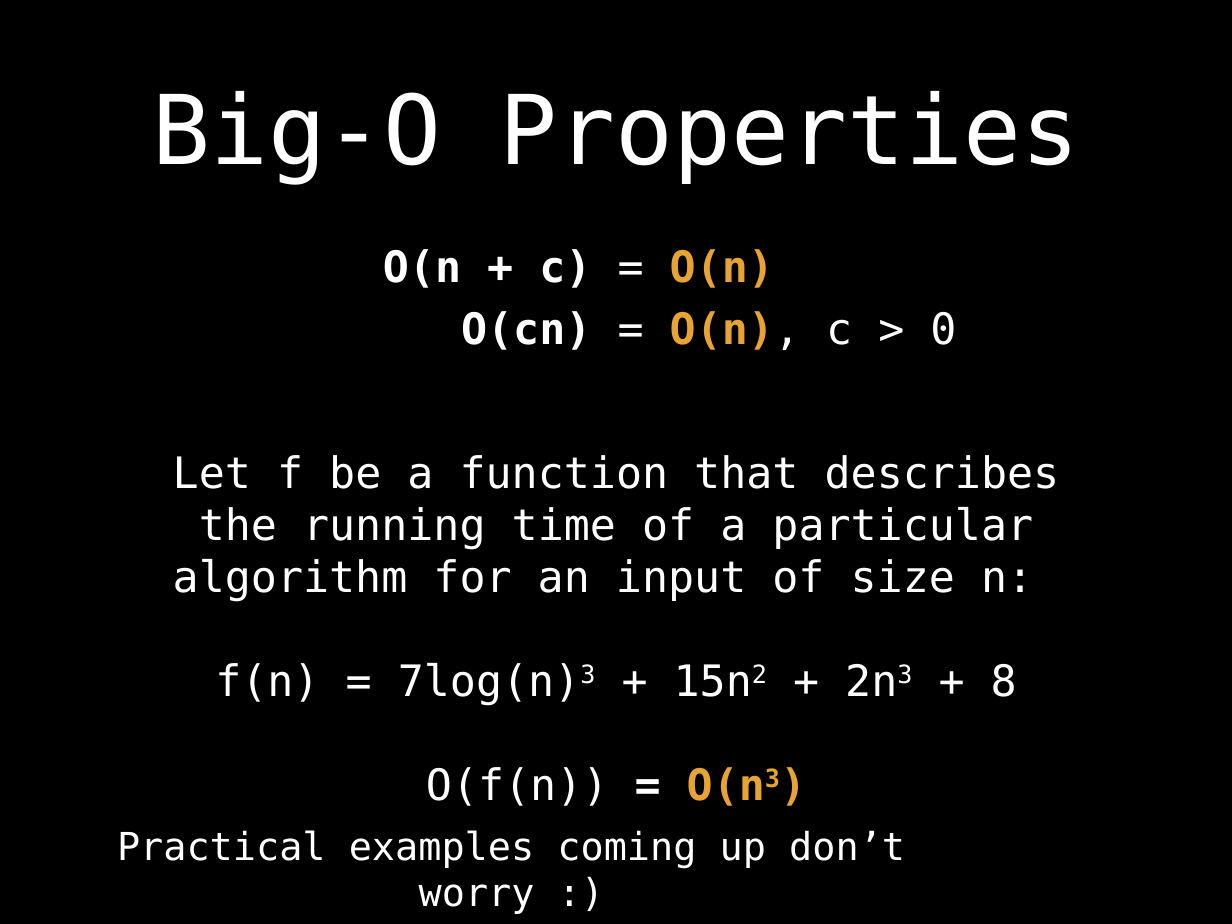
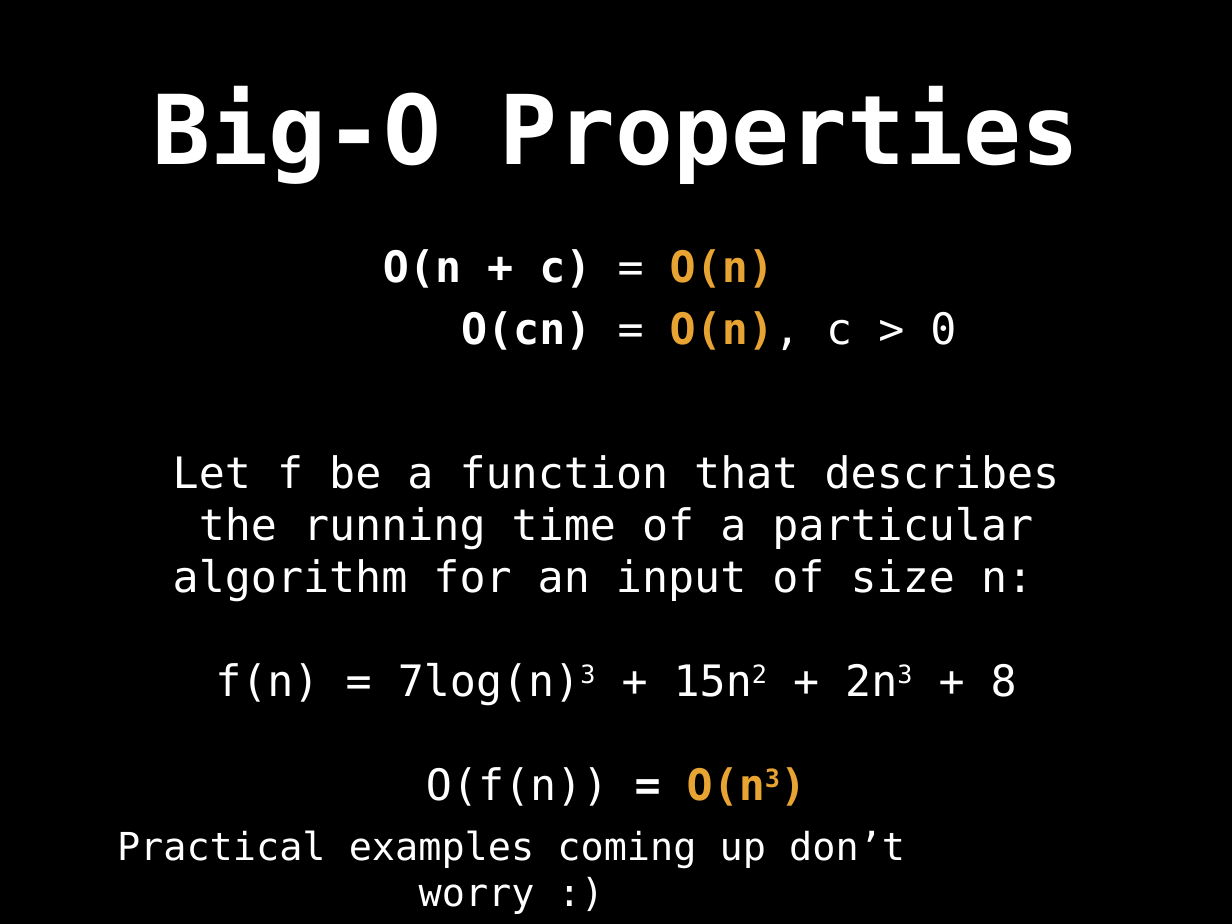
Before and after one commit to williamfiset/DEPRECATED-data-structures, a slide deck: slide 12 of Introduction/ds_intro_slides.pptx (slide 13 before the commit). Drawn at 1232x924 pixels with LibreOffice and Linux fonts; fonts in the diff are those of the drawing. Boxes give left, top, right and bottom in pixels: in the first picture for what was removed or moved away, otherwise in the second. Text is boxed around its words. In the diff, an @@ line names an element or a change of style, - is before the commit and + after.

```diff
--- a/Introduction/ds_intro_slides.pptx
+++ b/Introduction/ds_intro_slides.pptx
@@ title "Big-O Properties" at (152,87,1079,184): bold on @@
```
Also in this commit, not shown: 16 other slides changed, 4 slides added, 5 slides removed, 2 other files.
